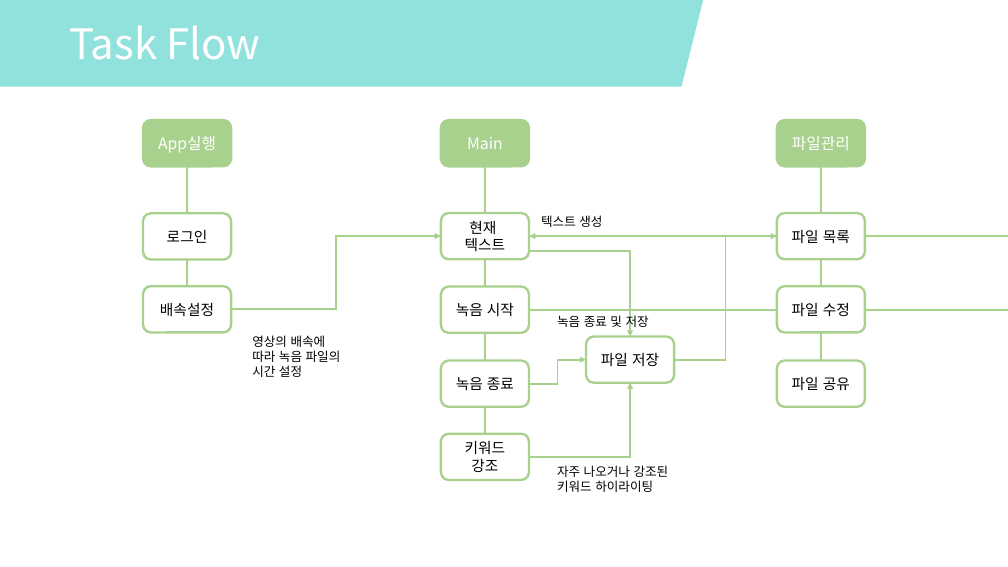
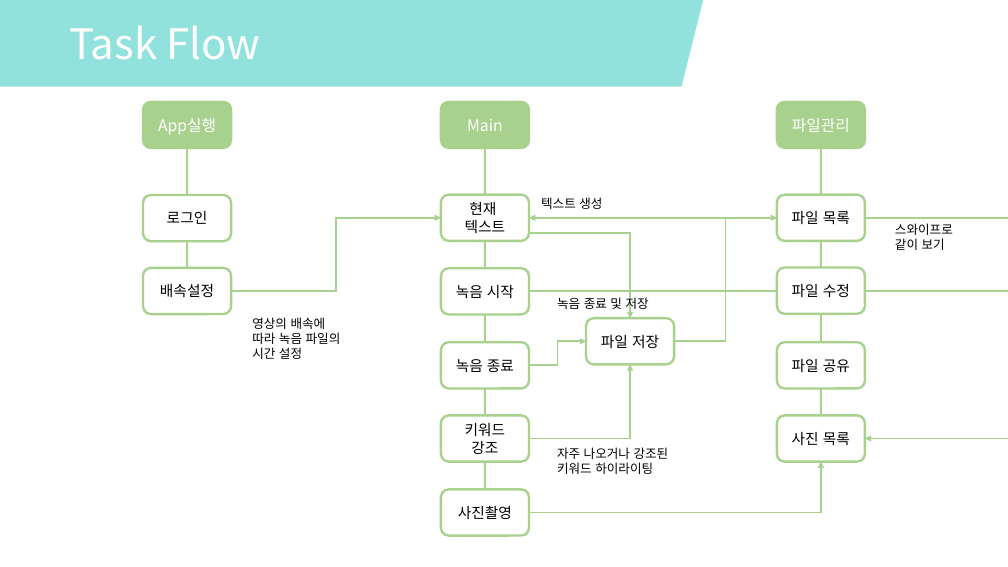
Before and after one commit to kang-seongbeom/Easy-Application, a slide deck: slide 5 of TaskFlow.pptx. Drawn at 1008x567 pixels with LibreOffice and Linux fonts; fonts in the diff are those of the drawing. Boxes give left, top, right and bottom in pixels: in the first picture for what was removed or moved away, otherwise in the second. Text is boxed around its words. In the diff, an @@ line names an element or a change of style, - is before the commit and + after.

```diff
--- a/TaskFlow.pptx
+++ b/TaskFlow.pptx
@@ 13 rounded rectangles, 9 lines, 6 elbow arrows, 4 texts: place and size @@
-13 rounded rectangles, 9 lines, 6 elbow arrows, 4 texts at [143, 120, 866, 492]
+13 rounded rectangles, 9 lines, 6 elbow arrows, 4 texts at [143, 102, 866, 474]
@@ group added at [441, 218, 953, 535]: 2 rounded rectangles, 2 lines, 2 elbow arrows, 1 text @@
+사진촬영
+사진 목록
+스와이프로 같이 보기
```
Also in this commit, not shown: 4 other slides changed, 1 slide added, 1 slide removed, 8 other files.
